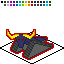
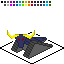
Layer changes from the first 64px x 64px image to the second:
removed layer "outline_red" over bbox(6, 29, 54, 60)
renamed "outline_yellow" to "outline", painted on it over bbox(6, 29, 54, 60)
